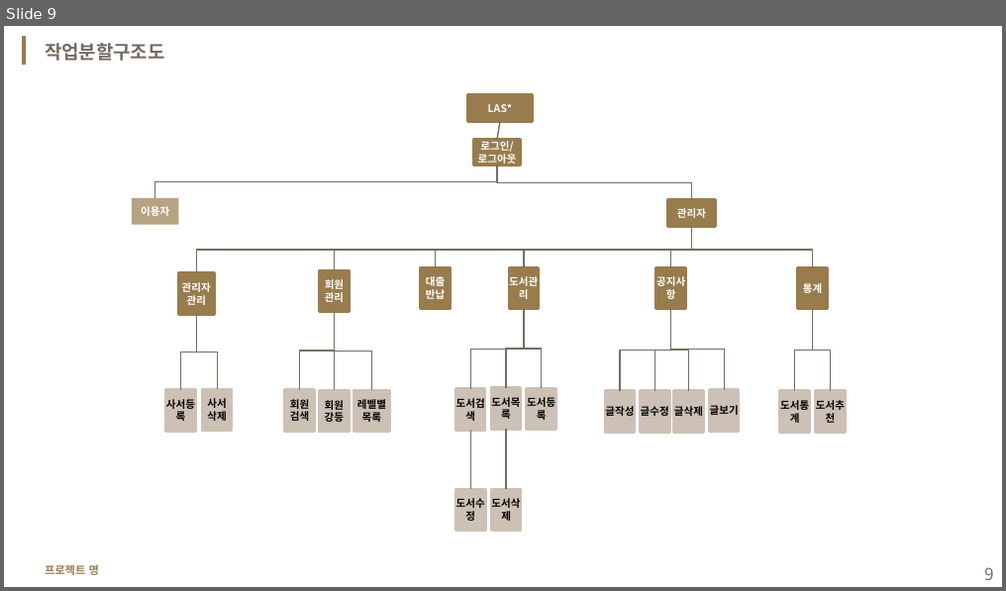
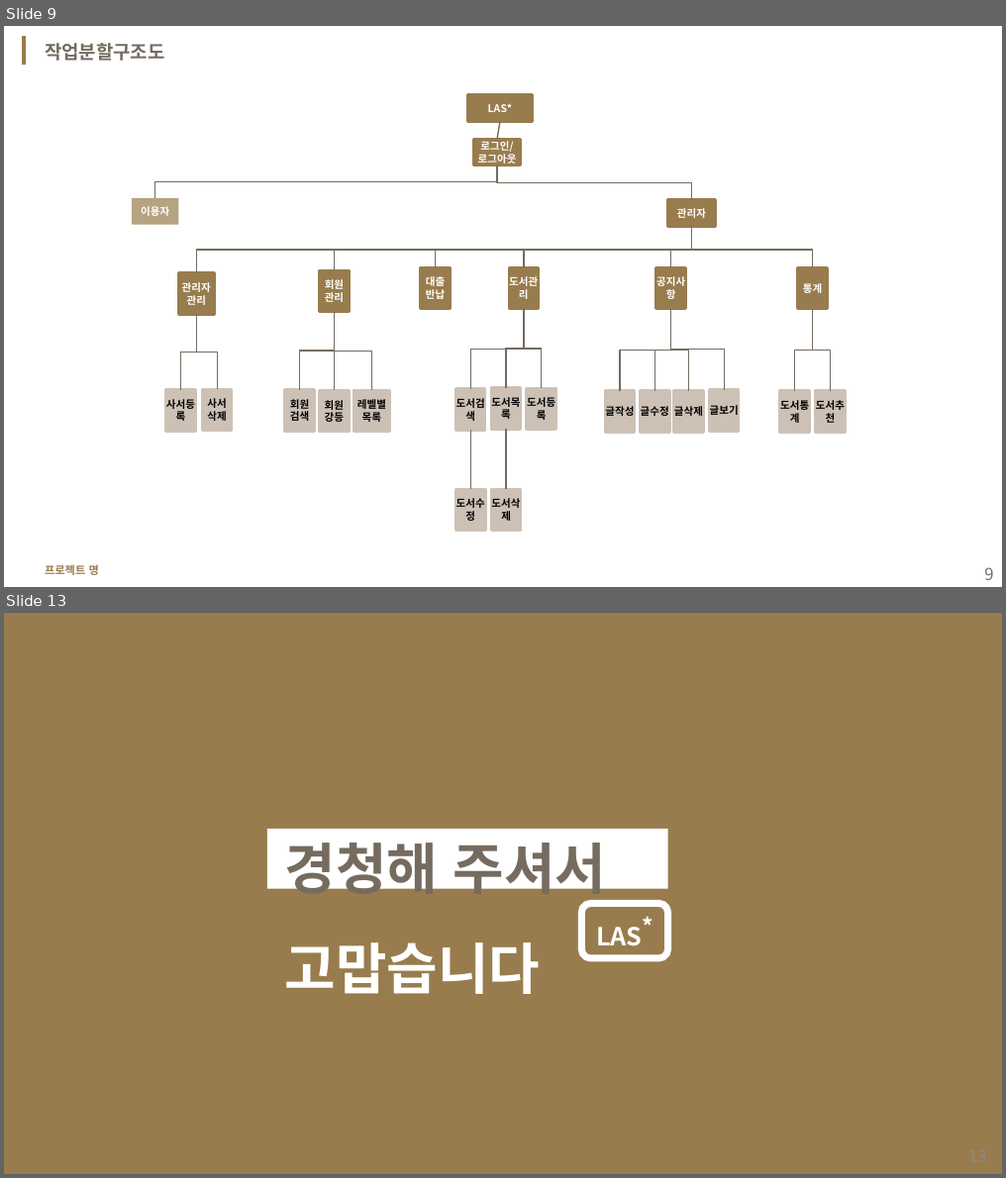
Before and after one commit to yisy0703/ai, a slide deck: lecNote/project(1stPersonal)/sample_ver1.pptx. Shown one above the other, each under a label of ours: slide 9 before the commit, slides 9 and 13 after it; the slides between them are not shown. The pictures are 1006x591 and 1006x1178 pixels, drawn with LibreOffice and Linux fonts; fonts in the diff are those of the drawing; background and template pictures are left out. Boxes give left, top, right and bottom in pixels: in the first picture for what was removed or moved away, otherwise in the second. Text is boxed around its words. In the diff, an @@ line names an element or a change of style, - is before the commit and + after.

```diff
--- a/lecNote/project(1stPersonal)/sample_ver1.pptx
+++ b/lecNote/project(1stPersonal)/sample_ver1.pptx
@@ slide 13 added at bbox=[4, 613, 1002, 1174], background #FFFFFF @@
@@ rectangle added at bbox=[4, 613, 1002, 1173], fill #987C4D @@
@@ rectangle added at bbox=[267, 829, 668, 888], fill #FFFFFF @@
@@ text added at bbox=[285, 834, 606, 994], 40 pt, text #756B5F, bold @@
+경청해 주셔서
+고맙습니다
@@ rounded rectangle added at bbox=[582, 903, 668, 959], outline #FFFFFF 5 pt, 18 pt, text #FFFFFF, bold @@
+LAS*
```
Also in this commit, not shown: 3 other slides added, 2 other files.
